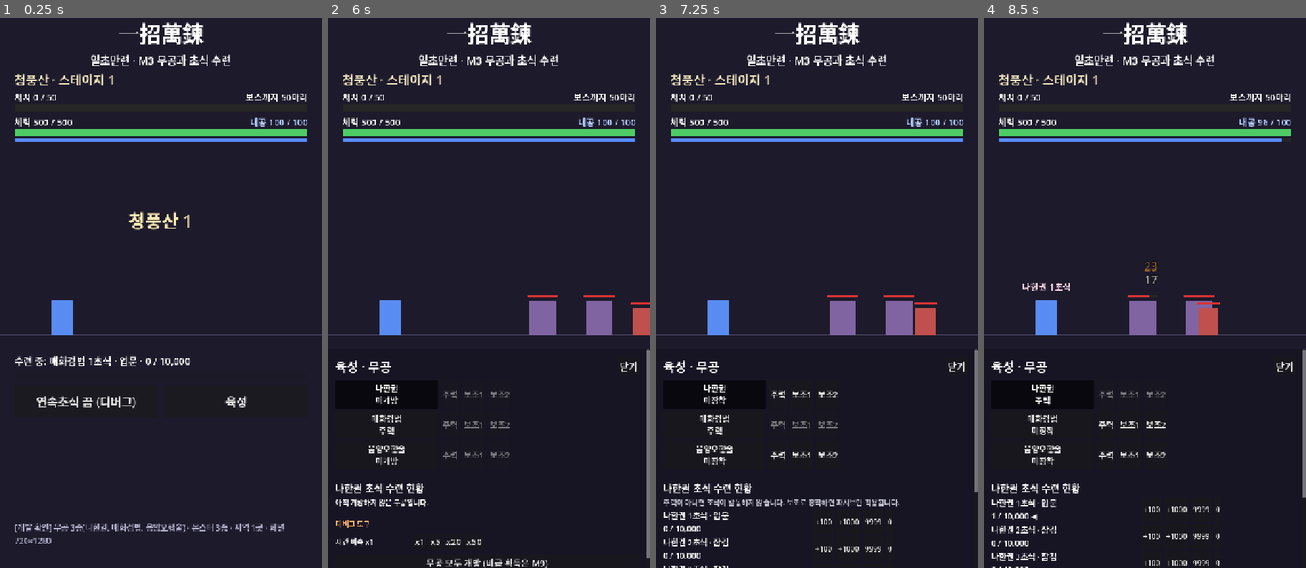
Above: before the commit, frames 1-4 (left to right).
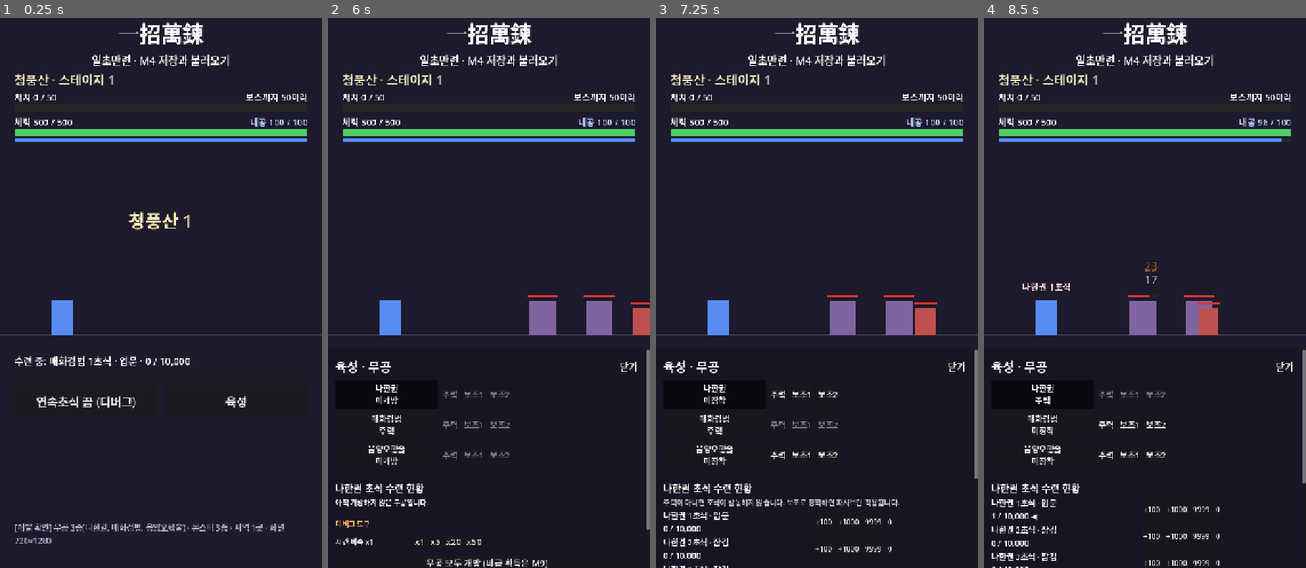
Above: after the commit, the same moments.

Repository: HamHyunJun/ilcho-manryeon
Game: Godot game, scene res://scenes/main/Main.tscn
Two runs of this game, one before a commit and one after it. Both use one fixed random seed, a clock stepped at 60 frames per second and the inputs below.
Inputs:
- Up to frame 1 (0.25 s): no input
- Up to frame 2 (6 s): click "연속초식 끔 (디버그)" at 0.5 s; click "연속초식 켬 (디버그)" at 1.25 s; click "육성" at 2 s; click "닫기" at 2.75 s; click "연속초식 끔 (디버그)" at 3.5 s; click "연속초식 켬 (디버그)" at 4.25 s; click "육성" at 5 s; click "나한권 미개방" at 5.75 s
- Up to frame 3 (7.25 s): click "무공 모두 개방 (비급 획득은 M9)" at 6.5 s
- Up to frame 4 (8.5 s): click "나한권 미장착" at 7.25 s; click "주력" at 8 s

The runs differ from the first frame. In frame 1, 0.5% of the frame differs, in the area x 28-72%, y 6-9%; in frame 2, 0.5%, in the area x 28-100%, y 6-99%; in frame 3, 0.5%; in frame 4, 0.5%.

Commit message:
M4 저장과 불러오기 구현
- 저장 스키마 v1, 이중 저장(save_a/save_b 번갈아, 임시 파일에 쓴 뒤 교체), SHA-256 해시 검증
- 불러오기: 해시가 맞는 슬롯 중 저장 순번이 큰 쪽 사용, 둘 다 깨지면 새 게임으로 시작하고 안내
- 저장 시점: 30초 주기, 초식 대성·무공 개방·장착 변경·스테이지 돌파 직후, 앱 전환/종료 요청
- 무공별·초식별 진행도, 장착 정보, 스테이지(처치 수 포함) 복원
- 마이그레이션 뼈대(버전별 변환 함수, 원본 백업, 앱보다 높은 버전 거부)
- 디버그: 지금 저장, 저장 지우고 새 게임, 마지막 저장 시각 표시
- 테스트: 저장/불러오기 왕복, 이중 저장, 파일 손상 복구, v1 → v2 마이그레이션, 전투에 복원 적용

Co-Authored-By: Claude Opus 5.5 <noreply@anthropic.com>
Claude-Session: https://claude.ai/code/session_01Ls1LawZfAa4UQ6Rv1ebZV7

Diff:
--- a/scenes/main/Main.tscn
+++ b/scenes/main/Main.tscn
@@ -52,7 +52,7 @@
 [node name="Subtitle" type="Label" parent="Margin/VBox"]
 layout_mode = 2
 theme_override_font_sizes/font_size = 24
-text = "일초만련 · M3 무공과 초식 수련"
+text = "일초만련 · M4 저장과 불러오기"
 horizontal_alignment = 1
 
 [node name="Spacer" type="Control" parent="Margin/VBox"]
--- a/scripts/autoload/GameState.gd
+++ b/scripts/autoload/GameState.gd
@@ -1,9 +1,10 @@
 extends Node
 ## 런타임 게임 상태 보관소.
 ## 저장 데이터(SaveData) 구조는 docs/10-save-data.md를 따른다.
-## M3: 무공 장착/수련 기록(martial_arts)과 무공 관리자(arts). 저장/불러오기는 M4에서 붙인다.
+## M3: 무공 장착/수련 기록(martial_arts)과 무공 관리자(arts).
+## M4: 스테이지 진행(stage) 보관, 불러온 데이터 적용, 중요 이벤트 때 저장 요청.
 
-## 저장 스키마 버전. 구조가 바뀔 때마다 올리고 마이그레이션을 추가한다.
+## 저장 스키마 버전. 구조가 바뀔 때마다 올리고 SaveManager.migrations에 변환을 추가한다.
 const SAVE_VERSION := 1
 
 ## 현재 게임 상태 (저장 데이터와 같은 모양의 Dictionary)
@@ -14,6 +15,8 @@
 
 func _ready() -> void:
 	reset_to_new_game()
+	if has_node("/root/EventBus"):
+		get_node("/root/EventBus").stage_cleared.connect(func(_r, _s): _request_save())
 
 
 ## 새 게임 상태로 초기화한다. 세부 필드는 이후 단계에서 추가한다.
@@ -24,7 +27,49 @@
 	data = {
 		"version": SAVE_VERSION,
 		"martial_arts": MartialArtManager.new_state(start_art),
+		"stage": new_stage_state(),
 	}
-	arts = MartialArtManager.new(data["martial_arts"], reg)
+	_bind_arts()
 	arts.unlock(start_art)
 	arts.refresh_training_target()
+
+
+static func new_stage_state() -> Dictionary:
+	return {"region": "", "stage_no": 1, "kill_count": 0, "highest_cleared": {}}
+
+
+## 불러온 저장 데이터를 적용한다. 빠진 필드는 기본값으로 채운다 (docs/10 4장).
+func apply_loaded(loaded: Dictionary) -> void:
+	data = loaded
+	var reg := get_node("/root/DataRegistry")
+	if not (data.get("martial_arts") is Dictionary):
+		var start_art: String = reg.balance.get("training", {}).get("start_martial_art", "plum_blossom_sword")
+		data["martial_arts"] = MartialArtManager.new_state(start_art)
+	if not (data.get("stage") is Dictionary):
+		data["stage"] = new_stage_state()
+	# 저장 메타 정보는 상태에 남기지 않는다 (저장할 때 다시 쓴다)
+	for key in ["save_seq", "saved_at_unix", "saved_at_monotonic_ms", "boot_session_id"]:
+		data.erase(key)
+	_bind_arts()
+	if arts.main_art() != "" and not arts.is_unlocked(arts.main_art()):
+		arts.unlock(arts.main_art())
+	arts.refresh_training_target()
+
+
+## 저장 직전에 호출된다. 캐시 값을 최신으로 맞춘다.
+func before_save() -> void:
+	if arts:
+		arts.refresh_training_target()
+
+
+func _bind_arts() -> void:
+	arts = MartialArtManager.new(data["martial_arts"], get_node("/root/DataRegistry"))
+	# 중요 이벤트 직후 저장 (docs/10 2-2): 초식 대성, 무공 개방/교체
+	arts.technique_mastered.connect(func(_id): _request_save())
+	arts.equipment_changed.connect(_request_save)
+	arts.art_unlocked.connect(func(_id): _request_save())
+
+
+func _request_save() -> void:
+	if has_node("/root/SaveManager"):
+		get_node("/root/SaveManager").request_save()
--- a/scripts/autoload/SaveManager.gd
+++ b/scripts/autoload/SaveManager.gd
@@ -1,20 +1,236 @@
 extends Node
-## 저장/불러오기 관리자.
-## 이중 저장, 해시 검증, 내보내기/가져오기, 마이그레이션은 M4에서 구현한다.
-## M0에서는 저장 위치 상수와 빈 인터페이스만 정의한다.
+## 저장/불러오기 관리자 (M4). docs/10-save-data.md
+## - 로컬 JSON 저장, 최상위 version 필드.
+## - 이중 저장: save_a / save_b를 번갈아 쓴다. 임시 파일(*.tmp)에 다 쓴 뒤 이름을 바꿔 교체한다.
+## - 해시 검증: 본문 JSON 문자열의 SHA-256을 함께 기록한다.
+##   파일 형식: {"format": 1, "checksum": "sha256:…", "payload": "<본문 JSON 문자열>"}
+##   (숫자를 다시 직렬화하면 표기가 달라질 수 있어, 본문을 문자열로 담아 쓴 그대로 검증한다)
+## - 불러오기: 두 슬롯 중 해시가 맞는 것 가운데 save_seq가 큰 쪽을 쓴다. 둘 다 깨졌으면 load_error에 남긴다.
+## - 저장 시점: 주요 이벤트 직후(request_save), 주기(기본 30초), 백그라운드 전환/종료 요청.
+## - 마이그레이션: version이 낮으면 migrations[v]를 차례로 적용하고, 원본은 백업으로 남긴다.
+
+signal saved(slot: String, save_seq: int)
 
 const SAVE_DIR := "user://save"
 const SLOT_A := "save_a.json"
 const SLOT_B := "save_b.json"
-
-
-## 현재 GameState를 저장한다. (M4에서 구현)
-func save_game() -> bool:
-	push_warning("[SaveManager] save_game은 M4에서 구현 예정")
-	return false
-
-
-## 저장 데이터를 불러온다. (M4에서 구현)
-func load_game() -> bool:
-	push_warning("[SaveManager] load_game은 M4에서 구현 예정")
-	return false
+const FILE_FORMAT := 1
+
+## 저장 폴더 (테스트에서 바꿔 쓴다)
+var save_dir := SAVE_DIR
+## 주기 저장 간격(초, 가안 30). 0이면 주기 저장 안 함
+var autosave_interval := 30.0
+## 마지막으로 쓴 저장 순번과 슬롯
+var save_seq := 0
+var last_slot := ""
+## 마지막 저장 시각 (엔진 시작 후 실제 경과 ms. 시간 배속 영향 없음)
+var last_saved_ms := -1
+## 불러오기 오류 (두 슬롯 모두 깨짐, 앱 버전이 낮음 등). 비어 있으면 정상
+var load_error := ""
+## 이번 실행의 부팅 세션 ID (오프라인 시간 판정용, docs/10 5장)
+var boot_session_id := ""
+## 버전 → 그 버전 데이터를 다음 버전으로 바꾸는 함수 (Callable(data) -> Dictionary)
+## 실제 v1 → v2 변환은 저장 구조가 바뀌는 단계에서 추가한다. 테스트는 임시 변환을 넣어 확인한다.
+var migrations: Dictionary = {}
+## true면 자동 저장(주기, 이벤트, 백그라운드)을 하지 않는다 (테스트용 인스턴스)
+var manual_only := false
+## 0이 아니면 이 버전을 현재 버전으로 본다 (마이그레이션 테스트용). 0이면 GameState.SAVE_VERSION
+var target_version := 0
+
+var _pending_save := false
+var _last_autosave_ms := 0
+
+
+func _ready() -> void:
+	boot_session_id = "%x" % (randi() ^ Time.get_ticks_usec())
+	if manual_only or not has_node("/root/GameState"):
+		return
+	var gs = get_node("/root/GameState")
+	var result := load_game()
+	if result.get("ok", false):
+		gs.apply_loaded(result["data"])
+		if result.get("migrated", false):
+			save_game()
+	elif result.get("empty", false):
+		# 처음 실행: 새 게임을 바로 저장해 둔다
+		save_game()
+	else:
+		load_error = result.get("error", "")
+		push_error("[SaveManager] 불러오기 실패: " + load_error)
+	_last_autosave_ms = Time.get_ticks_msec()
+
+
+func _process(_delta: float) -> void:
+	if manual_only:
+		return
+	if autosave_interval > 0.0 and Time.get_ticks_msec() - _last_autosave_ms >= int(autosave_interval * 1000.0):
+		save_game()
+
+
+func _notification(what: int) -> void:
+	if manual_only:
+		return
+	# 백그라운드 전환(Android 일시 정지), 창 포커스 잃음, 종료 요청 때 저장
+	if what == NOTIFICATION_APPLICATION_PAUSED or what == NOTIFICATION_APPLICATION_FOCUS_OUT \
+			or what == NOTIFICATION_WM_CLOSE_REQUEST or what == NOTIFICATION_WM_GO_BACK_REQUEST:
+		save_game()
+
+
+## 중요 이벤트 직후 저장을 요청한다. 같은 프레임의 요청은 한 번으로 합친다.
+func request_save() -> void:
+	if manual_only or _pending_save:
+		return
+	_pending_save = true
+	call_deferred("_flush_pending")
+
+
+func _flush_pending() -> void:
+	_pending_save = false
+	save_game()
+
+
+## 게임 상태를 저장한다. state를 주지 않으면 GameState의 상태를 저장한다.
+func save_game(state = null) -> bool:
+	if state == null:
+		if not has_node("/root/GameState"):
+			return false
+		var gs = get_node("/root/GameState")
+		gs.before_save()
+		state = gs.data
+	var body: Dictionary = state.duplicate(true)
+	save_seq += 1
+	body["save_seq"] = save_seq
+	body["saved_at_unix"] = int(Time.get_unix_time_from_system())
+	body["saved_at_monotonic_ms"] = Time.get_ticks_msec()
+	body["boot_session_id"] = boot_session_id
+	var payload := JSON.stringify(body, "", true)
+	var file_text := JSON.stringify({
+		"format": FILE_FORMAT,
+		"checksum": "sha256:" + payload.sha256_text(),
+		"payload": payload,
+	})
+
+	DirAccess.make_dir_recursive_absolute(save_dir)
+	var slot := SLOT_B if last_slot == SLOT_A else SLOT_A
+	var path := save_dir.path_join(slot)
+	var tmp := path + ".tmp"
+	var f := FileAccess.open(tmp, FileAccess.WRITE)
+	if f == null:
+		push_error("[SaveManager] 임시 파일을 열 수 없음: %s (%d)" % [tmp, FileAccess.get_open_error()])
+		save_seq -= 1
+		return false
+	f.store_string(file_text)
+	f.close()
+	var dir := DirAccess.open(save_dir)
+	if dir.file_exists(slot):
+		dir.remove(slot)
+	if dir.rename(tmp.get_file(), slot) != OK:
+		push_error("[SaveManager] 저장 파일 교체 실패: " + path)
+		save_seq -= 1
+		return false
+	last_slot = slot
+	last_saved_ms = Time.get_ticks_msec()
+	_last_autosave_ms = last_saved_ms
+	saved.emit(slot, save_seq)
+	if has_node("/root/EventBus"):
+		get_node("/root/EventBus").game_saved.emit()
+	return true
+
+
+## 저장 슬롯 하나를 읽어 검증한다. 반환: {ok, data, seq} 또는 {ok: false, error}
+func read_slot(slot: String) -> Dictionary:
+	var path := save_dir.path_join(slot)
+	if not FileAccess.file_exists(path):
+		return {"ok": false, "missing": true, "error": "%s 없음" % slot}
+	var text := FileAccess.get_file_as_string(path)
+	var outer = JSON.parse_string(text)
+	if not (outer is Dictionary) or not outer.has("payload") or not outer.has("checksum"):
+		return {"ok": false, "error": "%s 형식 오류" % slot}
+	var payload: String = outer["payload"]
+	if "sha256:" + payload.sha256_text() != outer["checksum"]:
+		return {"ok": false, "error": "%s 해시 불일치" % slot}
+	var data = JSON.parse_string(payload)
+	if not (data is Dictionary) or not data.has("version"):
+		return {"ok": false, "error": "%s 본문 오류" % slot}
+	return {"ok": true, "data": data, "seq": int(data.get("save_seq", 0))}
+
+
+## 저장 데이터를 불러온다. GameState에는 적용하지 않고 결과만 돌려준다.
+## 반환: {ok, data, slot, migrated} / {ok: false, empty: true} / {ok: false, error}
+func load_game() -> Dictionary:
+	var best := {}
+	var best_slot := ""
+	var errors: PackedStringArray = []
+	var missing := 0
+	for slot in [SLOT_A, SLOT_B]:
+		var r := read_slot(slot)
+		if not r["ok"]:
+			if r.get("missing", false):
+				missing += 1
+			else:
+				errors.append(r["error"])
+				push_warning("[SaveManager] " + r["error"])
+			continue
+		if best.is_empty() or int(r["seq"]) > int(best["seq"]):
+			best = r
+			best_slot = slot
+	if best.is_empty():
+		if missing == 2:
+			return {"ok": false, "empty": true}
+		return {"ok": false, "error": "저장 파일이 모두 손상됨 (" + ", ".join(errors) + ")"}
+
+	var data: Dictionary = best["data"]
+	var current := current_version()
+	var version := int(data["version"])
+	if version > current:
+		return {"ok": false, "error": "저장 데이터 버전(%d)이 앱(%d)보다 높음. 앱 업데이트 필요" % [version, current]}
+	var migrated := false
+	if version < current:
+		_backup(best_slot, version)
+		var m := migrate(data, current)
+		if not m["ok"]:
+			return {"ok": false, "error": m["error"]}
+		data = m["data"]
+		migrated = true
+	save_seq = int(data.get("save_seq", 0))
+	last_slot = best_slot
+	return {"ok": true, "data": data, "slot": best_slot, "migrated": migrated}
+
+
+func current_version() -> int:
+	if target_version > 0:
+		return target_version
+	if has_node("/root/GameState"):
+		return get_node("/root/GameState").SAVE_VERSION
+	return 1
+
+
+## data를 target 버전까지 차례로 변환한다. 중간 변환이 없으면 실패.
+func migrate(data: Dictionary, target: int) -> Dictionary:
+	var d := data.duplicate(true)
+	var v := int(d.get("version", 1))
+	while v < target:
+		if not migrations.has(v):
+			return {"ok": false, "error": "v%d → v%d 마이그레이션 없음" % [v, v + 1]}
+		d = migrations[v].call(d)
+		v += 1
+		d["version"] = v
+	return {"ok": true, "data": d}
+
+
+## 마이그레이션 전에 원본 슬롯을 백업으로 남긴다.
+func _backup(slot: String, version: int) -> void:
+	var dir := DirAccess.open(save_dir)
+	if dir:
+		dir.copy(save_dir.path_join(slot), save_dir.path_join("backup_v%d_%s" % [version, slot]))
+
+
+## 디버그/테스트: 저장 파일을 모두 지운다.
+func delete_all() -> void:
+	var dir := DirAccess.open(save_dir)
+	if dir == null:
+		return
+	for f in dir.get_files():
+		dir.remove(f)
+	save_seq = 0
+	last_slot = ""
--- a/scripts/battle/BattleManager.gd
+++ b/scripts/battle/BattleManager.gd
@@ -41,6 +41,8 @@
 var _clear_cd := 0.0
 var _defense_constant := 100.0
 var _effects_layer: Node2D
+## GameState에 스테이지 진행을 기록하는지
+var _persist := false
 var _hud: Node2D
 
 
@@ -61,8 +63,11 @@
 		region_data = DataRegistry.get_region(config.get("stage", {}).get("start_region", ""))
 	stage = StageManager.new(region_data, int(config.get("stage", {}).get("start_stage", 1)))
 
-	if martial_arts == null and has_node("/root/GameState"):
+	# 무공 관리자를 따로 주지 않으면 GameState를 쓰고, 스테이지 진행도 GameState에 저장/복원한다 (M4)
+	_persist = martial_arts == null and has_node("/root/GameState")
+	if _persist:
 		martial_arts = get_node("/root/GameState").arts
+		_restore_stage(get_node("/root/GameState").data.get("stage", {}))
 	if arts != null and arts.equipment_changed.is_connected(_refresh_stats):
 		arts.equipment_changed.disconnect(_refresh_stats)
 	arts = martial_arts
@@ -93,7 +98,29 @@
 	_spawn_cd = 0.0
 	_recover_cd = 0.0
 	_start_stage_banner()
+	_sync_stage()
 	queue_redraw()
+
+
+## 저장된 스테이지 진행을 복원한다. 처치 수는 유지하고, 보스 조건을 이미 채웠으면 보스 등장부터 다시 한다.
+func _restore_stage(saved: Dictionary) -> void:
+	if saved.is_empty() or saved.get("region", "") != stage.region_id():
+		return
+	stage.start(int(saved.get("stage_no", 1)))
+	stage.kill_count = int(saved.get("kill_count", 0))
+	var hc: Dictionary = saved.get("highest_cleared", {})
+	for k in hc.keys():
+		stage.highest_cleared[k] = int(hc[k])
+	if stage.kill_count >= stage.kills_to_boss():
+		stage.kill_count = stage.kills_to_boss()
+		stage.phase = StageManager.Phase.BOSS_INTRO
+		_intro_cd = _stage_cfg("boss_intro_delay", 1.5)
+
+
+## 스테이지 진행을 GameState에 기록한다 (저장은 SaveManager가 주기/이벤트로 한다)
+func _sync_stage() -> void:
+	if _persist:
+		get_node("/root/GameState").data["stage"] = stage.to_save()
 
 
 ## 기본 능력치에 보조 무공 패시브를 더한 능력치
@@ -263,6 +290,7 @@
 		_set_banner("보스 등장", _intro_cd + 0.5)
 		if bool(config.get("stage", {}).get("recover_on_boss", false)):
 			player.recover()
+	_sync_stage()
 	m.queue_free()
 
 
@@ -272,6 +300,7 @@
 	player.recover()
 	_spawn_cd = 0.0
 	_start_stage_banner()
+	_sync_stage()
 	if has_node("/root/EventBus"):
 		get_node("/root/EventBus").stage_started.emit(stage.region_id(), stage.stage_no)
 
@@ -290,6 +319,7 @@
 	player.recover()
 	_spawn_cd = float(config["spawn"]["interval"])
 	_start_stage_banner()
+	_sync_stage()
 
 
 func _clear_monsters() -> void:
--- a/scripts/main/Main.gd
+++ b/scripts/main/Main.gd
@@ -18,6 +18,9 @@
 
 ## 화면에 보여 줄 데이터 요약 문자열을 만든다.
 func build_info_text() -> String:
+	var sm = get_node_or_null("/root/SaveManager")
+	if sm and sm.load_error != "":
+		return "저장 데이터를 불러오지 못했습니다. 새 게임으로 시작합니다.\n" + sm.load_error
 	if not DataRegistry.errors.is_empty():
 		var lines: PackedStringArray = ["데이터 오류 %d건" % DataRegistry.errors.size()]
 		for e in DataRegistry.errors:
--- a/scripts/martial_arts/MartialArtManager.gd
+++ b/scripts/martial_arts/MartialArtManager.gd
@@ -14,6 +14,7 @@
 signal technique_progressed(technique_id: String, count: int)
 signal technique_mastered(technique_id: String)
 signal equipment_changed()
+signal art_unlocked(art_id: String)
 
 const SUB_SLOTS := 2
 
@@ -60,11 +61,14 @@
 	if prog.is_empty():
 		prog = {"unlocked": true, "unlocked_at_unix": int(Time.get_unix_time_from_system()), "techniques": {}}
 		state["progress"][art_id] = prog
+	var newly: bool = not bool(prog.get("unlocked", false)) or not prog.has("techniques") or prog["techniques"].is_empty()
 	prog["unlocked"] = true
 	var techs: Array = art["techniques"]
 	for t in techs:
 		_tech_progress(art_id, t["id"])
 	state["progress"][art_id]["techniques"][techs[0]["id"]]["unlocked"] = true
+	if newly:
+		art_unlocked.emit(art_id)
 	return true
 
 
--- a/scripts/ui/GameUi.gd
+++ b/scripts/ui/GameUi.gd
@@ -15,6 +15,7 @@
 var _art_rows: VBoxContainer
 var _tech_rows: VBoxContainer
 var _speed_label: Label
+var _save_label: Label
 ## 육성 화면에서 보고 있는 무공
 var _selected_art := ""
 ## 초식 ID → 표시 Label (매 프레임 갱신)
@@ -36,6 +37,7 @@
 	_update_bottom_bar()
 	if _panel.visible:
 		_update_tech_labels()
+		_update_save_label()
 
 
 # ---- 아래쪽 막대 ----
@@ -153,6 +155,19 @@
 	var unlock_all := _button("무공 모두 개방 (비급 획득은 M9)", 20)
 	unlock_all.pressed.connect(_unlock_all)
 	root.add_child(unlock_all)
+	# 저장 확인용 (M4)
+	var save_row := HBoxContainer.new()
+	root.add_child(save_row)
+	var save_now := _button("지금 저장", 20)
+	save_now.pressed.connect(func(): get_node("/root/SaveManager").save_game())
+	save_row.add_child(save_now)
+	var reset := _button("저장 지우고 새 게임", 20)
+	reset.pressed.connect(_reset_game)
+	save_row.add_child(reset)
+	_save_label = Label.new()
+	_save_label.add_theme_font_size_override("font_size", 16)
+	_save_label.autowrap_mode = TextServer.AUTOWRAP_WORD_SMART
+	root.add_child(_save_label)
 
 
 func _open_panel(open: bool) -> void:
@@ -274,6 +289,29 @@
 	_rebuild_panel()
 
 
+func _update_save_label() -> void:
+	var sm = get_node_or_null("/root/SaveManager")
+	if sm == null:
+		return
+	var ago := "없음"
+	if sm.last_saved_ms >= 0:
+		ago = "%d초 전" % int((Time.get_ticks_msec() - sm.last_saved_ms) / 1000)
+	var text := "마지막 저장: %s · 저장 순번 %d · %s (30초마다, 대성·장착·스테이지 돌파·앱 전환 때 저장)" % [ago, sm.save_seq, sm.last_slot]
+	if sm.load_error != "":
+		text += "\n불러오기 오류: " + sm.load_error
+	_save_label.text = text
+
+
+## 저장 파일을 지우고 새 게임으로 다시 시작한다 (디버그)
+func _reset_game() -> void:
+	Engine.time_scale = 1.0
+	var sm = get_node("/root/SaveManager")
+	sm.delete_all()
+	get_node("/root/GameState").reset_to_new_game()
+	sm.save_game()
+	get_tree().reload_current_scene()
+
+
 func _set_speed(s: int) -> void:
 	Engine.time_scale = float(s)
 	_speed_label.text = "시간 배속 x%d" % s
--- a/tests/run_tests.gd
+++ b/tests/run_tests.gd
@@ -25,6 +25,11 @@
 	&"_test_sub_passive_only",
 	&"_test_battle_training_single",
 	&"_test_battle_training_chain",
+	&"_test_save_round_trip",
+	&"_test_save_double_slots",
+	&"_test_save_corruption_recovery",
+	&"_test_save_version_and_migration",
+	&"_test_save_restores_stage_in_battle",
 ]
 
 var _failed := 0
@@ -38,6 +43,9 @@
 	if _started:
 		return false
 	_started = true
+	# 테스트 중에는 자동 저장을 끄고, 이전 실행의 저장과 상관없이 새 게임 상태에서 시작한다
+	root.get_node("SaveManager").manual_only = true
+	root.get_node("GameState").reset_to_new_game()
 	for t in TESTS:
 		var before := _finished
 		call(t)
@@ -430,3 +438,151 @@
 	_check(arts.training_target() == "plum_blossom_sword.t3", "연속초식 중에도 수련 중인 초식은 3초식 유지")
 	battle.free()
 	_finish()
+
+
+## 테스트용 저장 관리자 (자동 저장 끔, 별도 폴더)
+func _make_save_manager(dir: String) -> Node:
+	var sm = load("res://scripts/autoload/SaveManager.gd").new()
+	sm.manual_only = true
+	sm.save_dir = dir
+	root.add_child(sm)
+	sm.delete_all()
+	return sm
+
+
+## 진행이 있는 테스트용 게임 상태
+func _sample_state() -> Dictionary:
+	var arts := _new_arts()
+	arts.debug_set_count("plum_blossom_sword.t1", 10000)
+	arts.debug_set_count("plum_blossom_sword.t2", 8214)
+	arts.unlock("arhat_fist")
+	arts.equip_sub(0, "arhat_fist")
+	arts.debug_set_count("arhat_fist.t1", 1532)
+	arts.record_performed("plum_blossom_sword.t2", 0.5)
+	return {
+		"version": 1,
+		"martial_arts": arts.state,
+		"stage": {"region": "cheongpung_mountain", "stage_no": 3, "kill_count": 37, "highest_cleared": {"cheongpung_mountain": 2}},
+	}
+
+
+func _test_save_round_trip() -> void:
+	print("[저장/불러오기 왕복]")
+	var sm := _make_save_manager("user://test_save_rt")
+	_check(sm.load_game().get("empty", false), "저장이 없으면 빈 상태로 알림")
+	_check(sm.save_game(_sample_state()), "저장 성공")
+	var sm2 := _make_save_manager_keep("user://test_save_rt")
+	var r: Dictionary = sm2.load_game()
+	_check(r.get("ok", false), "불러오기 성공")
+	var arts := MartialArtManager.new(r["data"]["martial_arts"], _reg())
+	_check(arts.main_art() == "plum_blossom_sword" and arts.sub_arts()[0] == "arhat_fist", "장착 정보 복원")
+	_check(arts.is_mastered("plum_blossom_sword.t1") and arts.count_of("plum_blossom_sword.t2") == 8214, "무공별·초식별 진행도 복원")
+	_check(is_equal_approx(float(arts.progress_of("plum_blossom_sword.t2")["fraction"]), 0.5), "소수점 누적값 복원")
+	_check(arts.count_of("arhat_fist.t1") == 1532, "보조 무공 진행도 복원")
+	_check(arts.training_target() == "plum_blossom_sword.t2", "수련 중인 초식 다시 계산")
+	var st: Dictionary = r["data"]["stage"]
+	_check(int(st["stage_no"]) == 3 and int(st["kill_count"]) == 37, "스테이지와 처치 수 복원")
+	arts.record_performed("plum_blossom_sword.t2")
+	_check(arts.count_of("plum_blossom_sword.t2") == 8215, "불러온 뒤에도 수련 기록이 이어짐")
+	sm.queue_free()
+	sm2.queue_free()
+	_finish()
+
+
+## 폴더를 비우지 않고 만드는 저장 관리자 (다시 실행한 앱을 흉내)
+func _make_save_manager_keep(dir: String) -> Node:
+	var sm = load("res://scripts/autoload/SaveManager.gd").new()
+	sm.manual_only = true
+	sm.save_dir = dir
+	root.add_child(sm)
+	return sm
+
+
+func _test_save_double_slots() -> void:
+	print("[이중 저장]")
+	var sm := _make_save_manager("user://test_save_ds")
+	var state := _sample_state()
+	sm.save_game(state)
+	var first: String = sm.last_slot
+	state["stage"]["kill_count"] = 40
+	sm.save_game(state)
+	_check(sm.last_slot != first, "저장할 때마다 슬롯을 번갈아 씀")
+	_check(FileAccess.file_exists("user://test_save_ds/save_a.json") and FileAccess.file_exists("user://test_save_ds/save_b.json"), "슬롯 2개가 모두 있음")
+	_check(not FileAccess.file_exists("user://test_save_ds/save_a.json.tmp") and not FileAccess.file_exists("user://test_save_ds/save_b.json.tmp"), "임시 파일이 남지 않음")
+	var r: Dictionary = _make_save_manager_keep("user://test_save_ds").load_game()
+	_check(r["ok"] and int(r["data"]["stage"]["kill_count"]) == 40 and int(r["data"]["save_seq"]) == 2, "최신 저장(순번 2)을 불러옴")
+	_finish()
+
+
+func _test_save_corruption_recovery() -> void:
+	print("[저장 파일 손상 복구]")
+	var dir := "user://test_save_cr"
+	var sm := _make_save_manager(dir)
+	var state := _sample_state()
+	sm.save_game(state)
+	state["stage"]["kill_count"] = 45
+	sm.save_game(state)
+	var newest: String = dir.path_join(sm.last_slot)
+	# 최신 파일의 본문 한 글자를 바꾼다 (해시 불일치)
+	var text := FileAccess.get_file_as_string(newest)
+	var f := FileAccess.open(newest, FileAccess.WRITE)
+	f.store_string(text.replace("\\\"kill_count\\\":45", "\\\"kill_count\\\":46"))
+	f.close()
+	_check(FileAccess.get_file_as_string(newest) != text, "최신 저장 파일을 일부러 깨뜨림")
+	var r: Dictionary = _make_save_manager_keep(dir).load_game()
+	_check(r["ok"] and int(r["data"]["stage"]["kill_count"]) == 37, "깨진 파일 대신 다른 슬롯에서 복구")
+	# 다른 슬롯은 반쯤 잘린 파일로 만든다
+	var other := dir.path_join(sm.SLOT_A if sm.last_slot == sm.SLOT_B else sm.SLOT_B)
+	var t2 := FileAccess.get_file_as_string(other)
+	var f2 := FileAccess.open(other, FileAccess.WRITE)
+	f2.store_string(t2.substr(0, t2.length() / 2))
+	f2.close()
+	var r2: Dictionary = _make_save_manager_keep(dir).load_game()
+	_check(not r2["ok"] and not r2.get("empty", false) and r2.get("error", "") != "", "두 파일이 모두 깨지면 오류로 알림 (%s)" % r2.get("error", ""))
+	_finish()
+
+
+func _test_save_version_and_migration() -> void:
+	print("[버전 확인과 마이그레이션]")
+	var dir := "user://test_save_mg"
+	var sm := _make_save_manager(dir)
+	sm.save_game(_sample_state())
+	# v1 → v2 테스트용 변환: 새 필드를 기본값으로 채운다
+	var sm2 := _make_save_manager_keep(dir)
+	sm2.target_version = 2
+	sm2.migrations[1] = func(d: Dictionary) -> Dictionary:
+		d["test_new_field"] = {"filled": true}
+		return d
+	var r: Dictionary = sm2.load_game()
+	_check(r["ok"] and r["migrated"], "낮은 버전 저장을 마이그레이션해 불러옴")
+	_check(int(r["data"]["version"]) == 2 and r["data"]["test_new_field"]["filled"], "v1 → v2 변환 적용")
+	_check(int(r["data"]["stage"]["stage_no"]) == 3, "변환 후에도 기존 진행 유지")
+	var backups := Array(DirAccess.get_files_at(dir)).filter(func(n): return n.begins_with("backup_v1_"))
+	_check(backups.size() == 1, "변환 전 원본을 백업으로 보관")
+	var sm3 := _make_save_manager_keep(dir)
+	sm3.target_version = 3
+	_check(not sm3.load_game()["ok"], "중간 변환이 없으면 불러오지 않음")
+	# 앱보다 높은 버전
+	var sm4 := _make_save_manager(dir + "_hi")
+	var hi := _sample_state()
+	hi["version"] = 99
+	sm4.save_game(hi)
+	var r4: Dictionary = _make_save_manager_keep(dir + "_hi").load_game()
+	_check(not r4["ok"] and String(r4["error"]).contains("업데이트"), "앱보다 높은 버전은 불러오지 않고 업데이트 안내")
+	_finish()
+
+
+func _test_save_restores_stage_in_battle() -> void:
+	print("[불러온 진행을 전투에 적용]")
+	var gs := root.get_node("GameState")
+	var loaded := _sample_state()
+	gs.apply_loaded(loaded.duplicate(true))
+	_check(gs.arts.sub_arts()[0] == "arhat_fist" and gs.arts.count_of("plum_blossom_sword.t2") == 8214, "GameState에 무공 진행 적용")
+	var battle := _make_battle()
+	_check(battle.stage.stage_no == 3 and battle.stage.kill_count == 37, "전투가 저장된 스테이지 3, 처치 37에서 시작")
+	_check(battle.player.max_hp > int(battle.config["player_base"]["max_hp"]), "보조 무공 패시브도 적용됨")
+	battle.tick(0.05)
+	_check(int(gs.data["stage"]["stage_no"]) == 3, "전투 진행이 GameState 스테이지에 기록됨")
+	battle.free()
+	gs.reset_to_new_game()
+	_finish()
Not shown, changed: docs/10-save-data.md
Not shown, changed: docs/13-mvp-roadmap.md
Not shown, changed: docs/14-open-items.md
